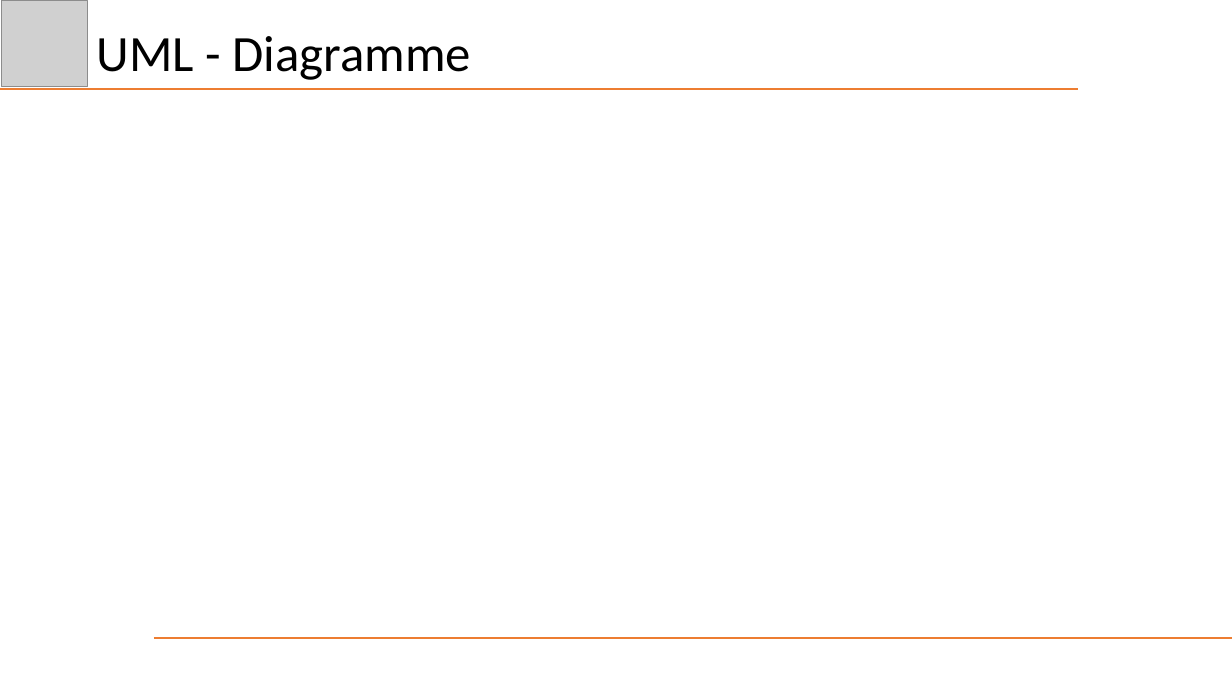
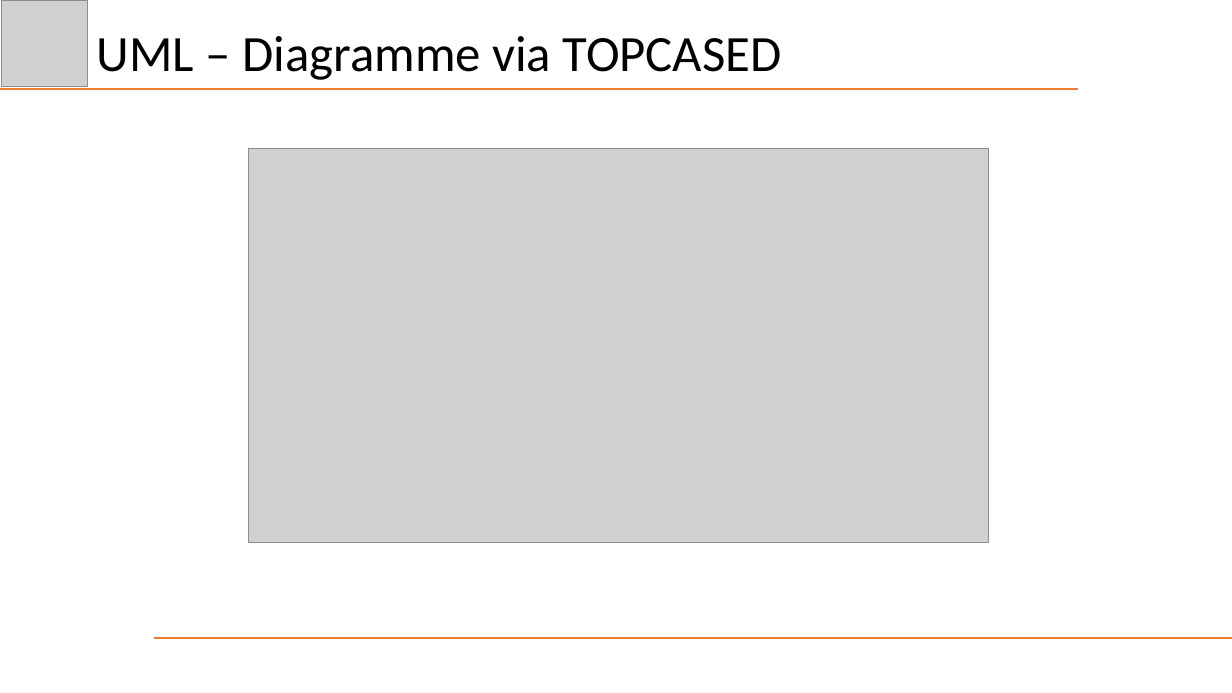
Before and after one commit to Schnitzel128/sejava, a slide deck: slide 4 of Präsentation/DezHex.pptx. Drawn at 1232x693 pixels with LibreOffice and Linux fonts; fonts in the diff are those of the drawing; grey boxes stand for pictures. Boxes give left, top, right and bottom in pixels: in the first picture for what was removed or moved away, otherwise in the second. Text is boxed around its words. In the diff, an @@ line names an element or a change of style, - is before the commit and + after.

```diff
--- a/Präsentation/DezHex.pptx
+++ b/Präsentation/DezHex.pptx
@@ title at bbox=[97, 36, 782, 80]: text changed @@
-UML - Diagramme
+UML – Diagramme via TOPCASED
@@ picture added at bbox=[249, 149, 989, 543] @@
```
Also in this commit, not shown: 3 other slides changed, 17 slides added, 1 slide removed, 3 other files.
